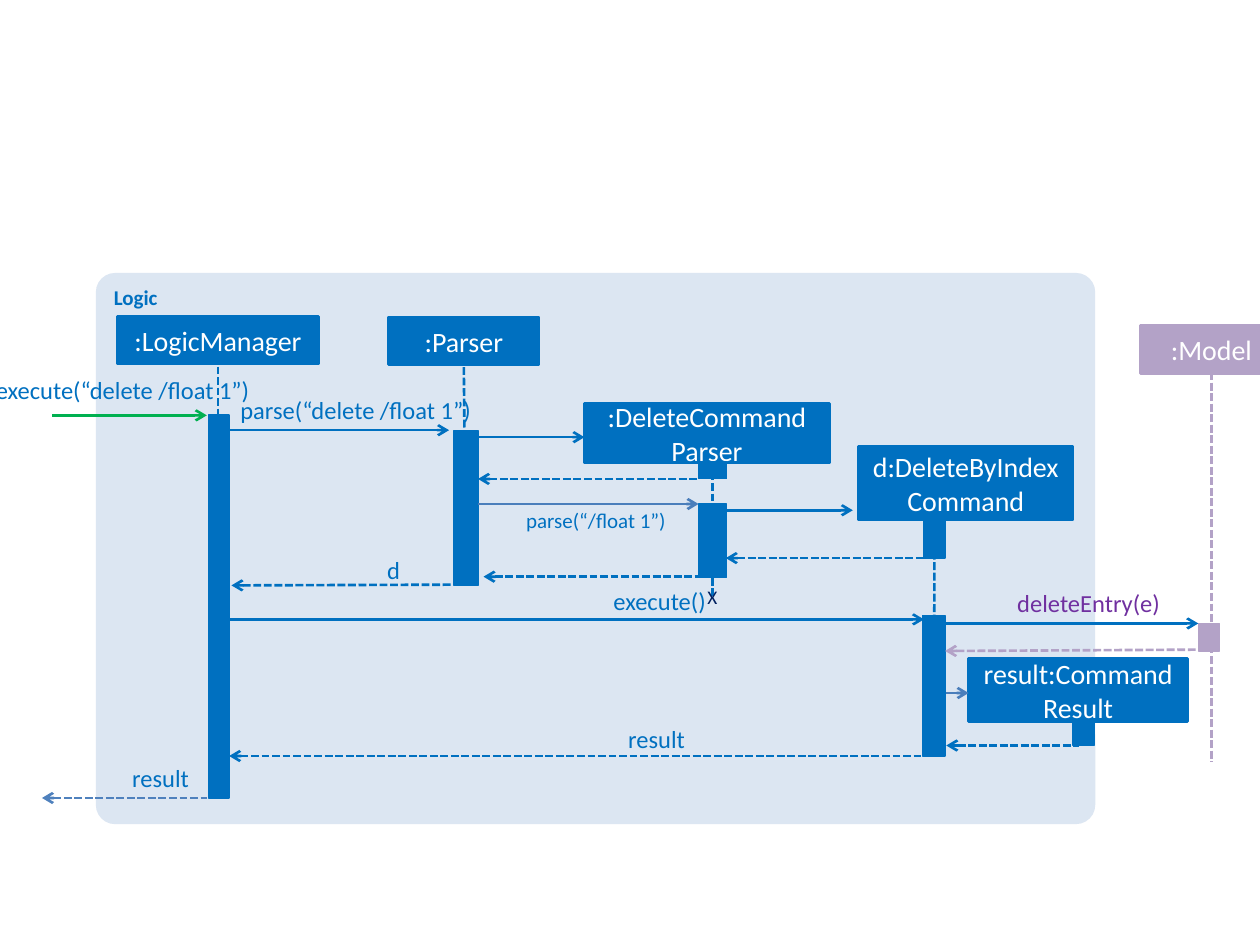
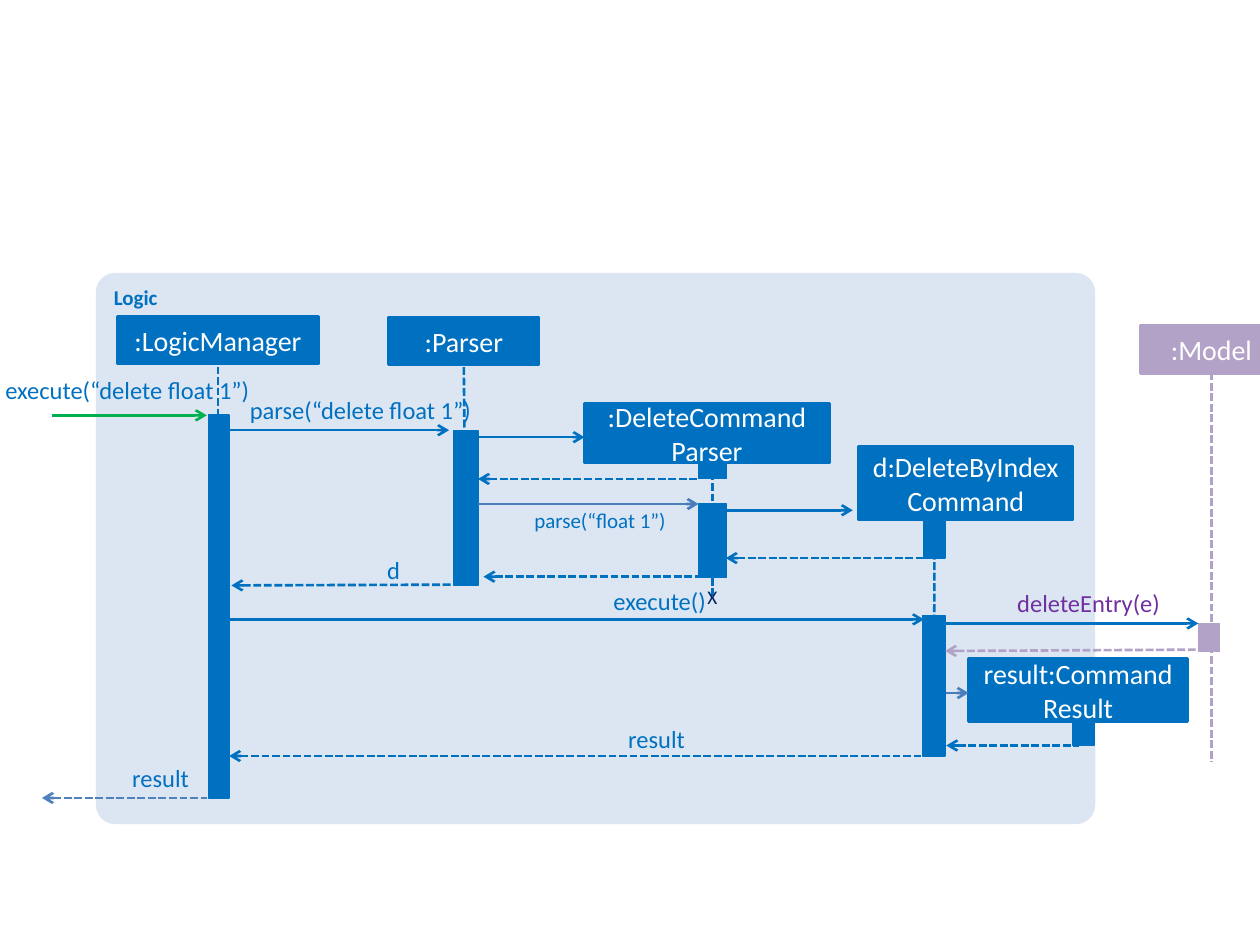
Before and after one commit to CS2103JUN2017-T2/addressbook-level4, a slide deck: slide 1 of docs/diagrams/LogicComponentSequenceDiagram.pptx. Drawn at 1260x945 pixels with LibreOffice and Linux fonts; fonts in the diff are those of the drawing. Boxes give left, top, right and bottom in pixels: in the first picture for what was removed or moved away, otherwise in the second. Text is boxed around its words. In the diff, an @@ line names an element or a change of style, - is before the commit and + after.

```diff
--- a/docs/diagrams/LogicComponentSequenceDiagram.pptx
+++ b/docs/diagrams/LogicComponentSequenceDiagram.pptx
@@ text at bbox=[5, 381, 249, 402]: text changed @@
-execute(“delete /float 1”)
+execute(“delete float 1”)
@@ text at bbox=[250, 399, 471, 425]: text changed @@
-parse(“delete /float 1”)
+parse(“delete float 1”)
@@ text at bbox=[534, 513, 666, 532]: text changed @@
-parse(“/float 1”)
+parse(“float 1”)
```
Also in this commit, not shown: 5 other files.
